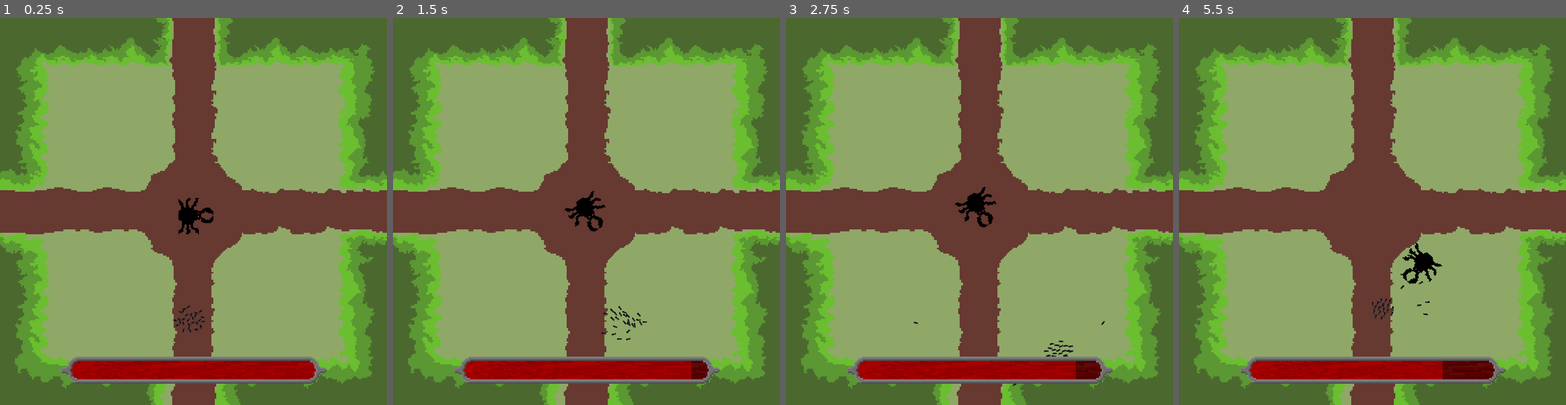
Above: before the commit, frames 1-4 (left to right).
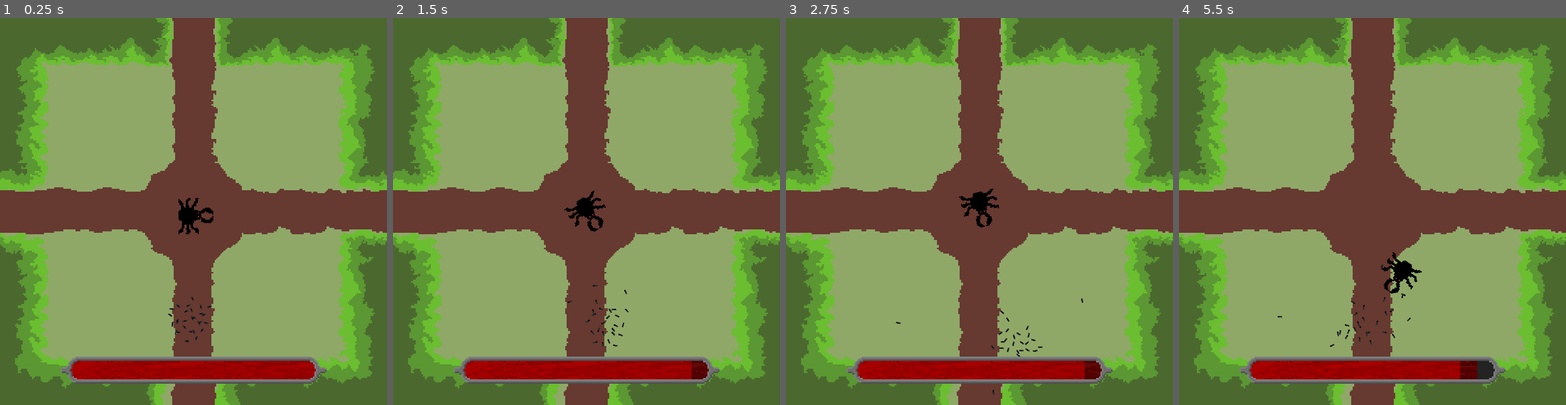
Above: after the commit, the same moments.

Repository: filvan1/LD56
Game: Godot game, scene res://scenes/main.tscn
Two runs of this game, one before a commit and one after it. Both use one fixed random seed, a clock stepped at 60 frames per second and the inputs below.
Inputs:
- Up to frame 1 (0.25 s): no input
- Up to frame 2 (1.5 s): hold D (move_right) 0.53-1.28 s; tap Down (aim_down) at 0.6 s; hold S (move_down) from 1.28 s (still down); tap Left (aim_left) at 1.35 s
- Up to frame 3 (2.75 s): release S (move_down) at 2.03 s; hold D (move_right) from 2.03 s (still down); tap Right (aim_right) at 2.1 s
- Up to frame 4 (5.5 s): release D (move_right) at 2.78 s; hold W (move_up) 2.78-3.53 s; tap one key every 0.75 s from 2.85 s: Up (aim_up) Down (aim_down) Left (aim_left) Right (aim_right); hold A (move_left) 3.53-5.03 s; hold S (move_down) from 5.03 s (still down)

The runs differ from the first frame. In frame 1, 0.2% of the frame differs, in the area x 43-55%, y 72-84%; in frame 2, 0.3%; in frame 3, 0.6%; in frame 4, 1.3%, in the area x 25-82%, y 58-94%.

Commit message:
tweak ant settings

Diff:
--- a/scenes/player.tscn
+++ b/scenes/player.tscn
@@ -24,11 +24,11 @@
 process_physics_priority = 10
 script = ExtResource("2_2uxy4")
 avoidance = 100.0
-alignment = -2.0
-cohesion = 20.0
+alignment = -5.0
+cohesion = 50.0
 tracking = 4.0
 random = 2.0
-avoidance_range = 3.0
+avoidance_range = 5.0
 visual_range = 10.0
 
 [node name="Ant" parent="Ants" instance=ExtResource("2_rl1ch")]
